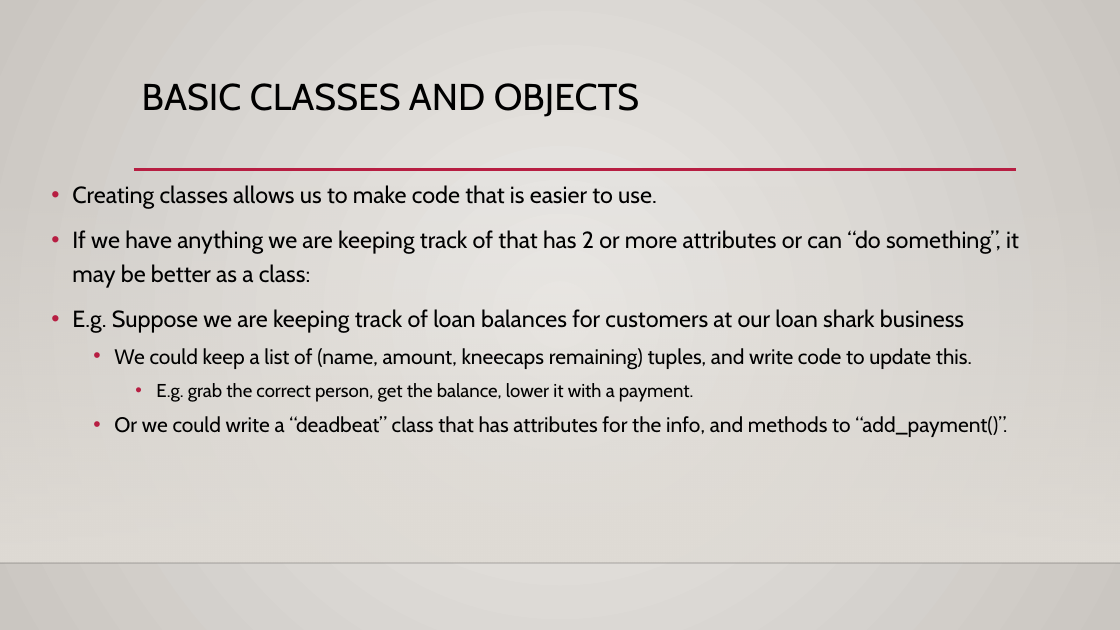
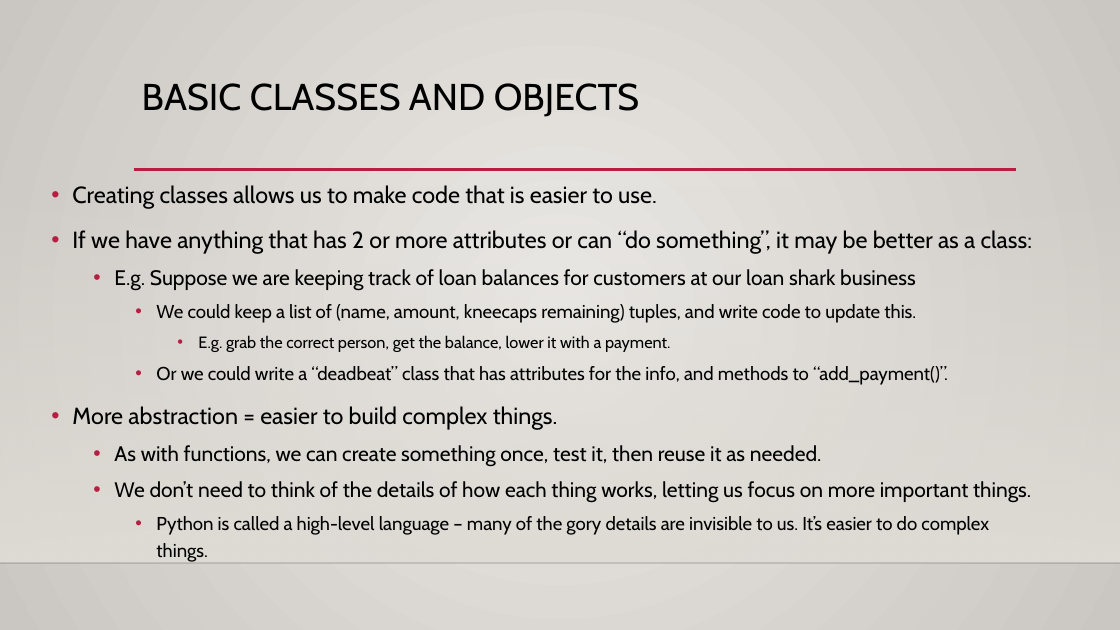
Before and after one commit to AkeemSemperDataScience/Programming_Basics_for_Machine_Learning_Students, a slide deck: slide 16 of reference_material/slides/006_classes_obj_1.pptx (slide 12 before the commit). Drawn at 1120x630 pixels with LibreOffice and Linux fonts; fonts in the diff are those of the drawing; background and template pictures are left out. Boxes give left, top, right and bottom in pixels: in the first picture for what was removed or moved away, otherwise in the second. Text is boxed around its words. In the diff, an @@ line names an element or a change of style, - is before the commit and + after.

```diff
--- a/reference_material/slides/006_classes_obj_1.pptx
+++ b/reference_material/slides/006_classes_obj_1.pptx
@@ text at [72, 230, 1032, 254]: text changed @@
-• If we have anything we are keeping track of that has 2 or more attributes or can “do something”, it may be better as a class:
+• If we have anything that has 2 or more attributes or can “do something”, it may be better as a class:
@@ text at [114, 269, 948, 385]: size 20 to 18 pt in "E.g. Suppose we are keeping track of ..."; size 18 to 16 pt in "We could keep a list of (name, ...", "Or we could write a “deadbeat” class ..."; size 16 to 14 pt in "E.g. grab the correct person, get the ..."; list level 1 to 2 in "E.g. Suppose we are keeping ..."; list level 2 to 3 in "We could keep a list ..."; list level 3 to 4 in "E.g. grab the correct person, ..."; list level 2 to 3 in "Or we could write a ..." @@
@@ text at [72, 406, 1031, 562]: paragraphs added @@
+• More abstraction = easier to build complex things.
+  • As with functions, we can create something once, test it, then reuse it as needed.
+  • We don’t need to think of the details of how each thing works, letting us focus on more important things.
+    • Python is called a high-level language – many of the gory details are invisible to us. It’s easier to do complex things.
```
Also in this commit, not shown: 4 other slides changed, 4 slides added, 1 other file.
